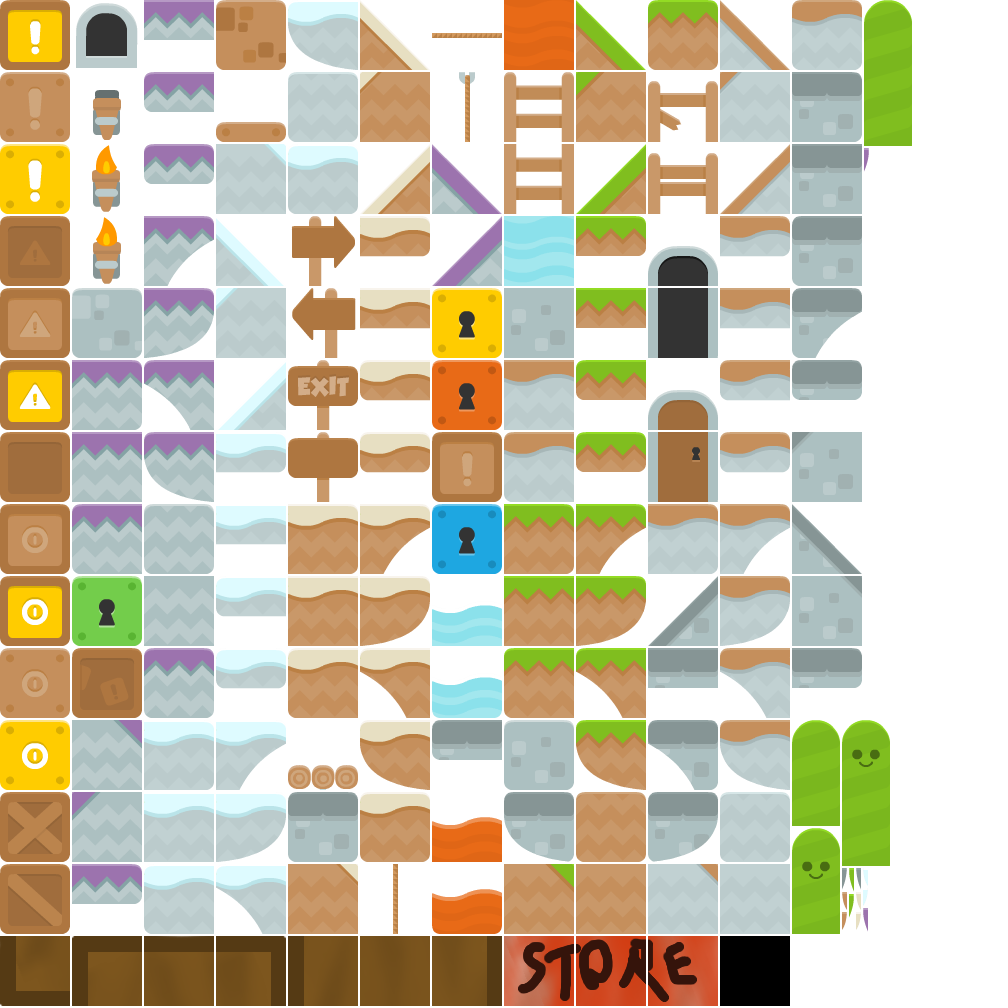
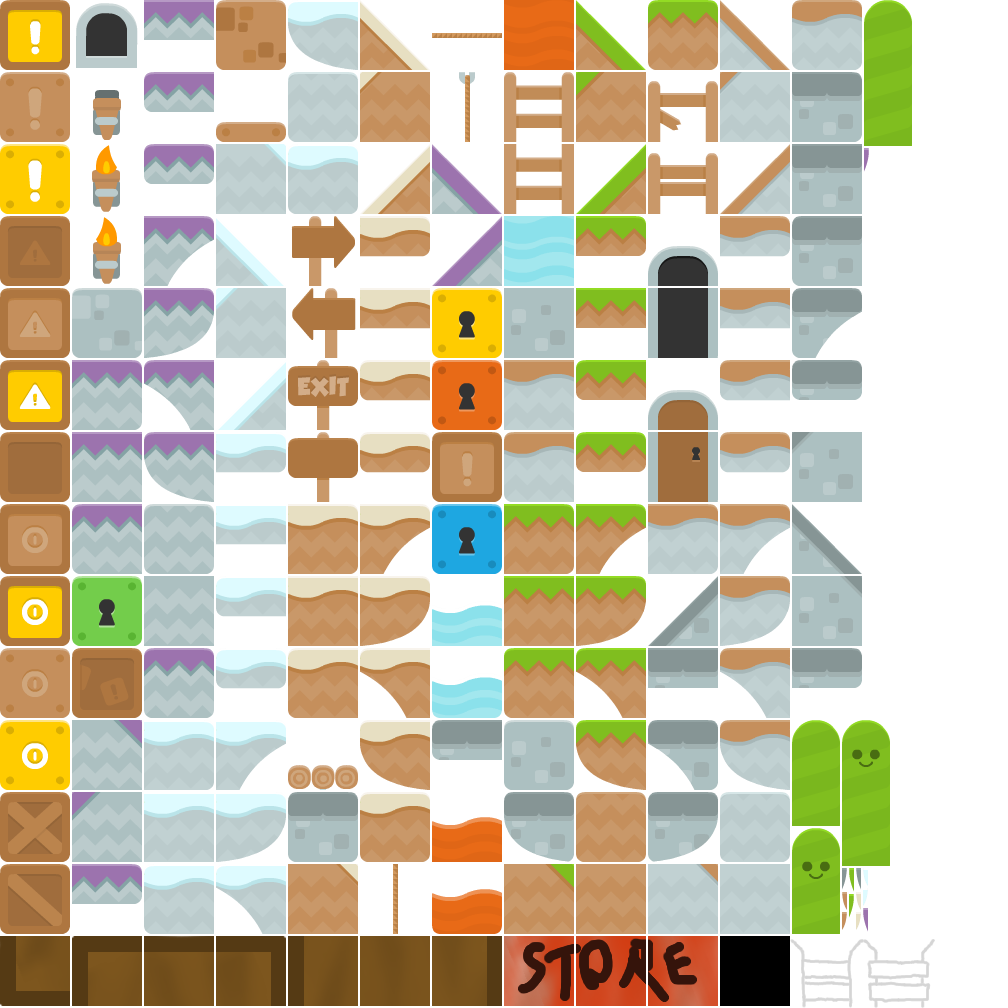
Comparing the layer stacks of the two (1008, 1008) images. Changes:
painted on "tiles_spritesheet.png" over (790, 939, 935, 1008)
